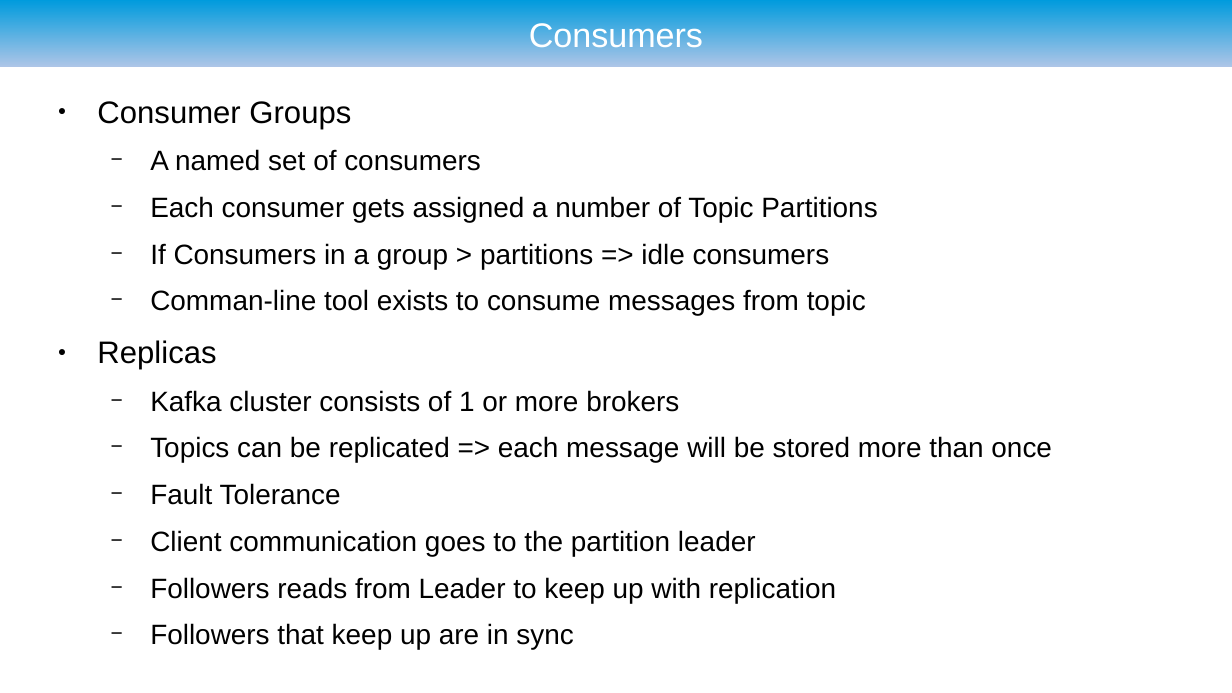
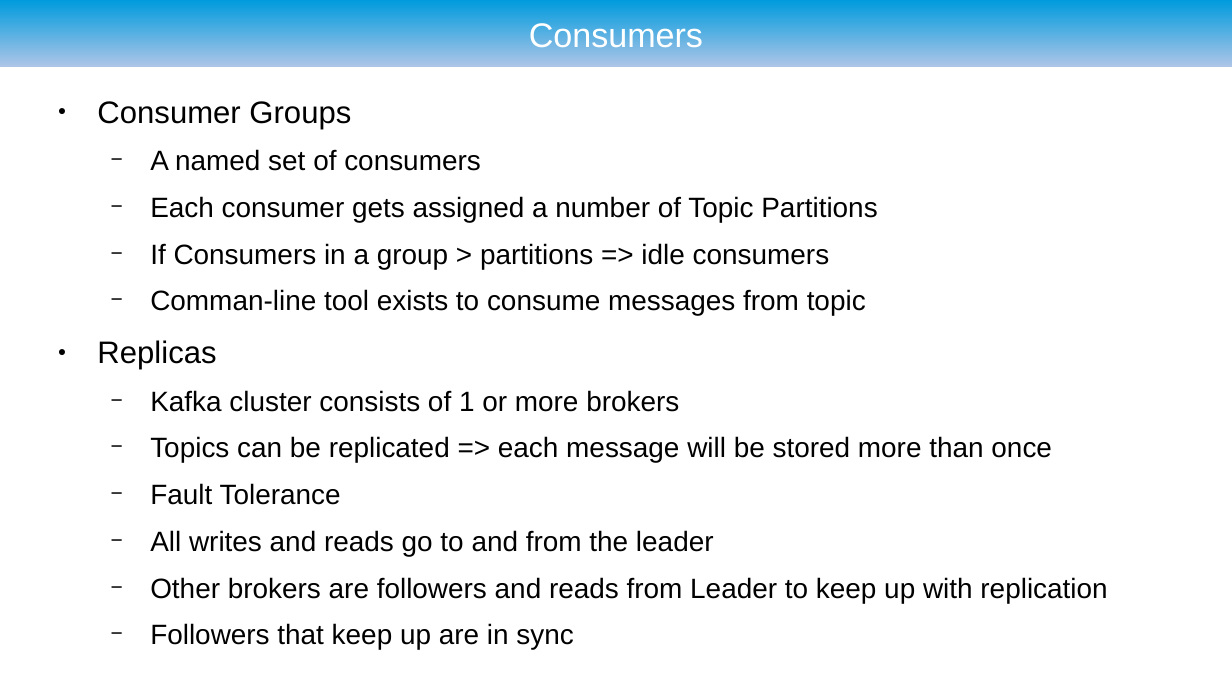
Before and after one commit to ryzlab/kafka-kompetensdag, a slide deck: slide 17 of doc/presentation.odp (slide 15 before the commit). Drawn at 1232x693 pixels with LibreOffice and Linux fonts; fonts in the diff are those of the drawing; background and template pictures are left out. Boxes give left, top, right and bottom in pixels: in the first picture for what was removed or moved away, otherwise in the second. Text is boxed around its words. In the diff, an @@ line names an element or a change of style, - is before the commit and + after.

Commit message:
Added slides

```diff
--- a/doc/presentation.odp
+++ b/doc/presentation.odp
@@ text at (150, 530, 1107, 603): text changed @@
-  − Client communication goes to the partition leader
-  − Followers reads from Leader to keep up with replication
+  − All writes and reads go to and from the leader
+  − Other brokers are followers and reads from Leader to keep up with replication
```
Also in this commit, not shown: 6 slides added, 3 slides removed.
